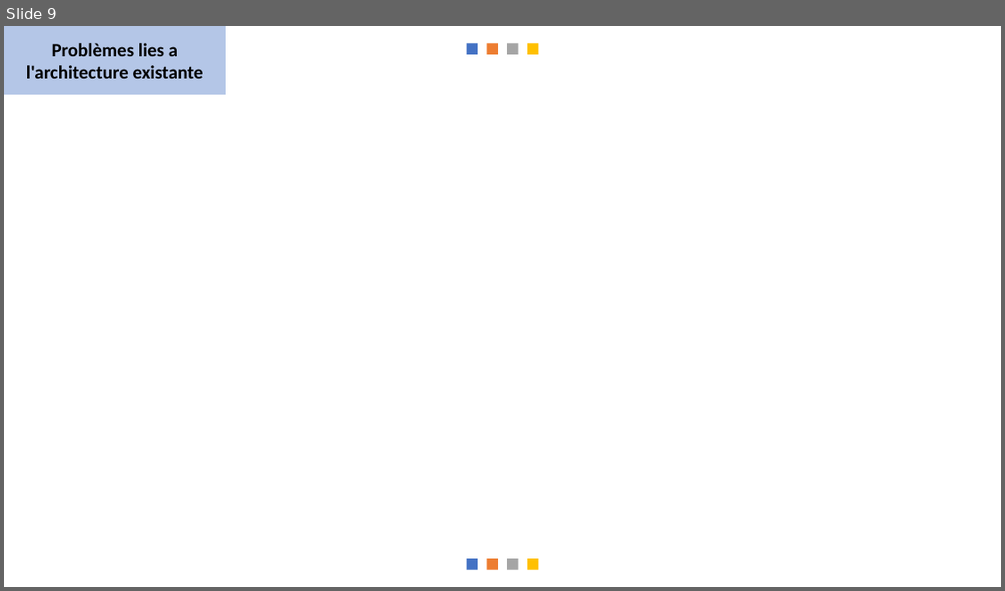
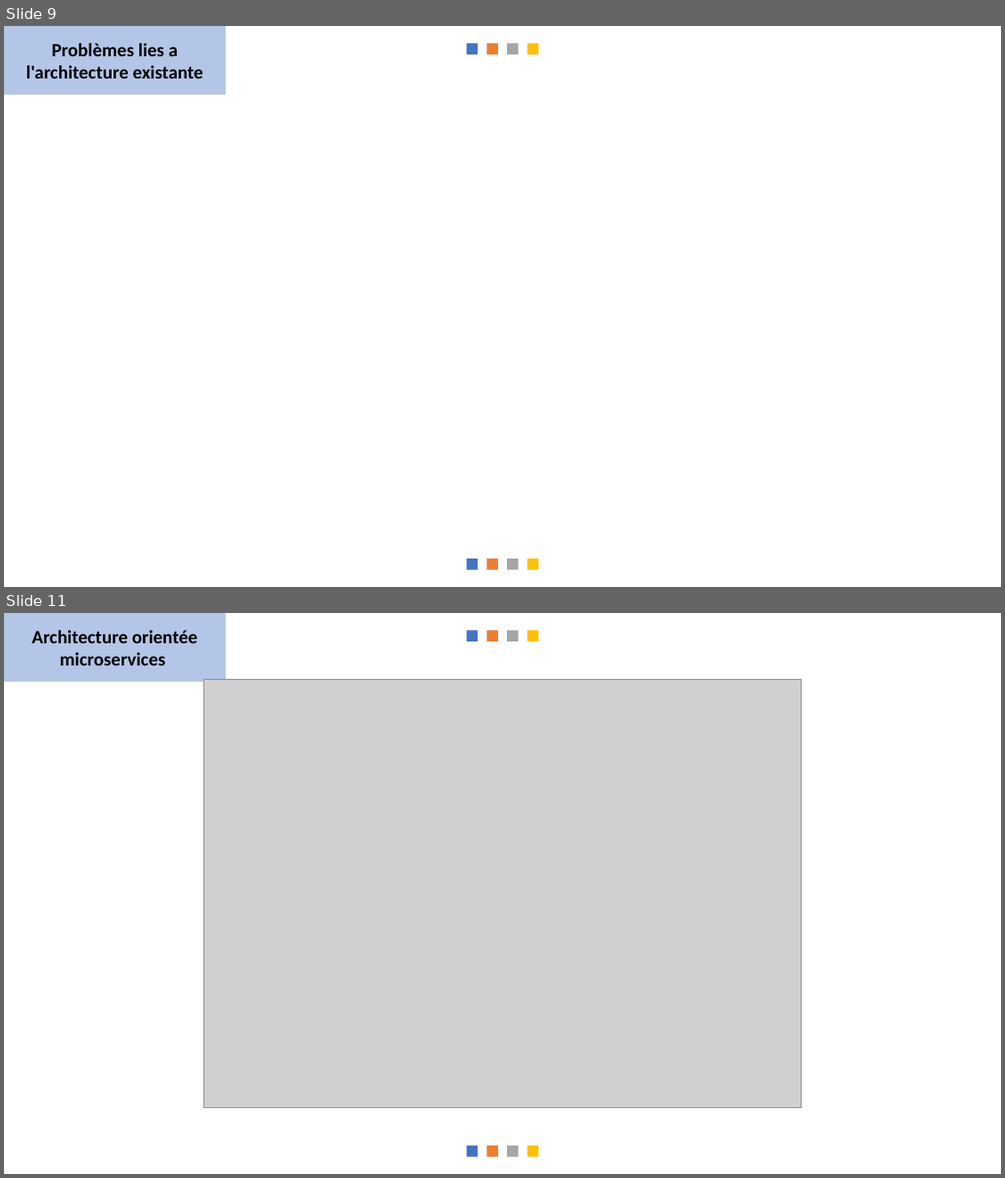
Before and after one commit to messaoudibrahim/Memoire, a slide deck: DIAPO/Présentation.pptx. Shown one above the other, each under a label of ours: slide 9 before the commit, slides 9 and 11 after it; the slides between them are not shown. The pictures are 1005x591 and 1005x1178 pixels, drawn with LibreOffice and Linux fonts; fonts in the diff are those of the drawing; grey boxes stand for pictures. Boxes give left, top, right and bottom in pixels: in the first picture for what was removed or moved away, otherwise in the second. Text is boxed around its words. In the diff, an @@ line names an element or a change of style, - is before the commit and + after.

```diff
--- a/DIAPO/Présentation.pptx
+++ b/DIAPO/Présentation.pptx
@@ slide 11 added at (4,613,1001,1174), background #FFFFFF; not listed: 8 template elements that a slide beside it also shows @@
@@ rectangle added at (4,613,226,682), fill #4472C4 at 40% opacity, 18 pt, text #000000, bold @@
+Architecture orientée microservices
@@ picture added at (204,680,801,1107) @@
```
Also in this commit, not shown: 11 other slides added, 1 other file.
